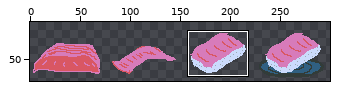
File history of a sprite sheet, dist/assets/sprites/sushi_01.png. The first picture is a wide view before the edit; the outline marks the close-up.
Close-up. Earlier state:
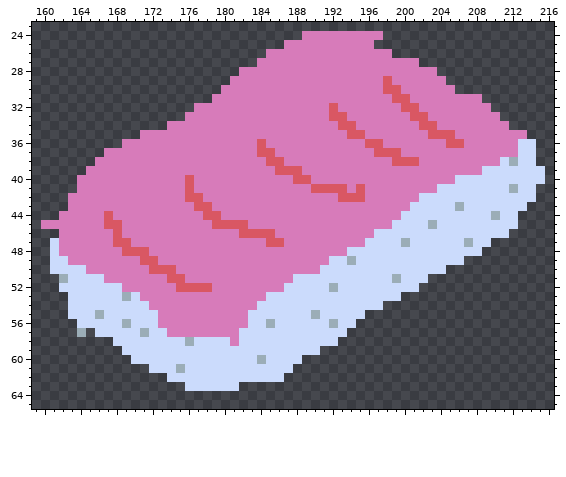
The file is 300x75 pixels. Colours within 5 levels of each other are drawn and written as one. Shown: x 159..216, y 23..65. The wide view leaves out empty margins. The commit also changed other parts of the picture, which this record leaves out.
After:
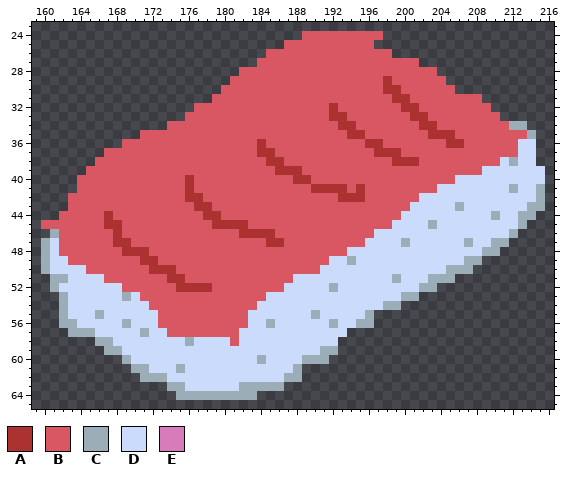
Palette (. is transparent): A #ac3232  B #d95763  C #9badb7  D #cbdbfc  E #d77bba
Diff:
Changed rows in their new state; - is an unchanged pixel.
first column x 160:
24 -----------------------------BBBBBBBBB------------------
25 ---------------------------BBBBBBBBBB-------------------
26 -------------------------BBBBBBBBBBBBBB-----------------
27 ------------------------BBBBBBBBBBBBBBBBBB--------------
28 ----------------------BBBBBBBBBBBBBBBBBBBBBB------------
29 ---------------------BBBBBBBBBBBBBBBBBABBBBBB-----------
30 --------------------BBBBBBBBBBBBBBBBBBAABBBBBB----------
31 -------------------BBBBBBBBBBBBBBBBBBBBAABBBBBBBB-------
32 -----------------BBBBBBBBBBBBBBBABBBBBBBAABBBBBBBB------
33 ----------------BBBBBBBBBBBBBBBBAABBBBBBBAABBBBBBBB-----
34 --------------BBBBBBBBBBBBBBBBBBBAABBBBBBBAABBBBBBBBCC--
35 -----------BBBBBBBBBBBBBBBBBBBBBBBAABBBBBBBAAABBBBBBBBC-
36 ---------BBBBBBBBBBBBBBBABBBBBBBBBBBAABBBBBBBAABBBBBB---
37 -------BBBBBBBBBBBBBBBBBAABBBBBBBBBBBAAABBBBBBBBBBBBB---
38 ------BBBBBBBBBBBBBBBBBBBAABBBBBBBBBBBBAAABBBBBBBBB-----
39 -----BBBBBBBBBBBBBBBBBBBBBAAABBBBBBBBBBBBBBBBBBBB-------
40 ----BBBBBBBBBBBBABBBBBBBBBBBAABBBBBBBBBBBBBBBB----------
41 ----BBBBBBBBBBBBABBBBBBBBBBBBBAAAABABBBBBBBB-----------C
42 ---BBBBBBBBBBBBBAABBBBBBBBBBBBBBBAAABBBBBB-------------C
43 ---BBBBBBBBBBBBBBAABBBBBBBBBBBBBBBBBBBBBB-------------CC
44 --BBBBBABBBBBBBBBBAABBBBBBBBBBBBBBBBBBBB-------------CC-
45 BBBBBBBAABBBBBBBBBBAAAABBBBBBBBBBBBBBBB--------------C--
46 -CBBBBBBABBBBBBBBBBBBBAAAABBBBBBBBBBB---------------C---
47 C-BBBBBBAABBBBBBBBBBBBBBBAABBBBBBBBB--------------CC----
48 C-BBBBBBBAAABBBBBBBBBBBBBBBBBBBBBB---------------CC-----
49 C--BBBBBBBBAABBBBBBBBBBBBBBBBBBB---------------CC-------
50 C----BBBBBBBAAABBBBBBBBBBBBBBBB--------------CCC--------
51 -C-----BBBBBBBAABBBBBBBBBBBB---------------CCC----------
52 -C-------BBBBBBAAAABBBBBBBB---------------CC------------
53 --C--------BBBBBBBBBBBBBB---------------CC--------------
54 --C---------BBBBBBBBBBBB--------------CC----------------
55 --C----------BBBBBBBBBB-------------C-------------------
56 --CC---------BBBBBBBBBB------------CC-------------------
57 ---C-C--------BBBBBBBB----------------------------------
58 ------CC-------------B----------------------------------
59 -------CC----------------------CC-----------------------
60 ---------C-------------------CCC------------------------
61 ----------CC----------------C---------------------------
62 -----------CCC-------------CC---------------------------
63 --------------CC------CCCCC-----------------------------
64 ---------------CCCCCCCCC--------------------------------
